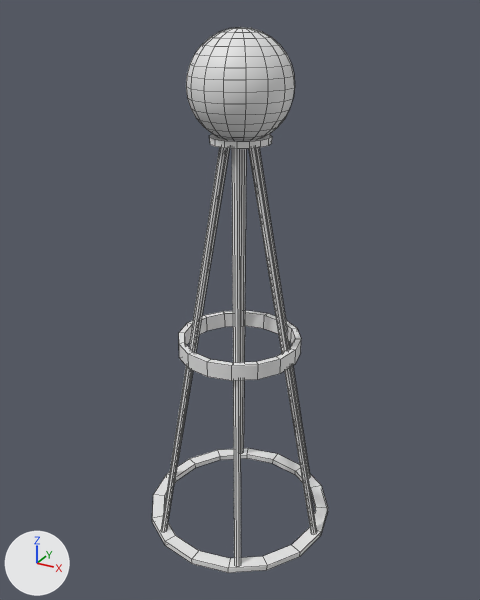
What one commit did to the FBX model Assets/Assets/DinandSpul/FBX's/BasicKit/GrowLamp.fbx.
Rendered twice from a 50 mm camera at (1.26, -2.29, 2.25) aimed at (0.0, 0.01, 1.1). The lights are fixed; the arrows at lower left show +X, +Y and +Z. The first picture is the older version. Mesh edges are drawn as thin lines. Where no turn or scale is listed for an object, it has been applied to the vertices. Vertices at exactly the same position are counted once.

The first picture shows 'GrowLamp'.
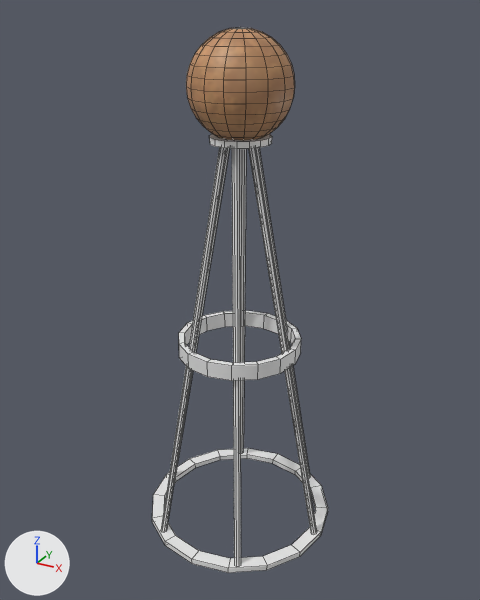
Changed parts and their boxes (x1, y1, x2, y2) in the pictures (480 x 600 px):
part 1 of me_cylinder_001, recoloured (white to brown): (186, 29, 295, 140) in both

The edits, one by one:
Picture 'BaseSquare_Material_MetalBrass_PBR_BaseMap.png' (img_basesquare_material_metalbrass_pbr_basemap_png) is new.
Material 'Glass' (mat_glass) is new.
Its texture is img_basesquare_material_metalbrass_pbr_basemap_png.
me_cylinder_001 has 498 vertices, 450 faces and spans x -0.43..0.43, y -0.43..0.43, z 0.0..2.19.
me_cylinder_001 is used by ob_growlamp; location (0.0, 0.0, 0.0).
me_cylinder_001 part 1: all 224 faces that had it switch from mat_lamp (white #e7e7e7) to mat_glass (picture img_basesquare_material_metalbrass_pbr_basemap_png).
